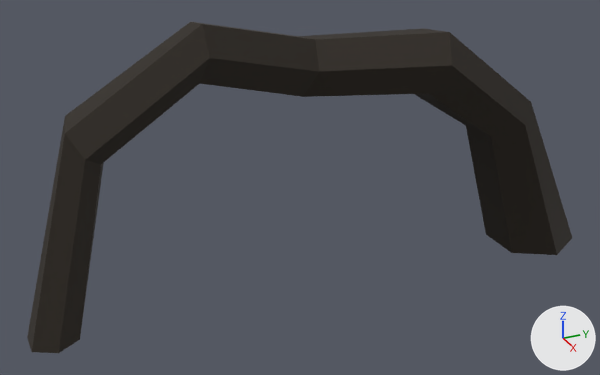
The glTF model assets/synty/synty-swamp-root-01.gltf: old version first, new version second.
Both versions are drawn from a camera (50 mm lens) standing at (0.954, -0.232, 0.521) and looking at (-0.185, 0.281, -0.049). Arrows for +X, +Y and +Z are at lower right; the lights stay in place. The older version comes first. Vertices at exactly the same position are counted once.

In view in the first picture: 'SM_Swamp_Root_01'.
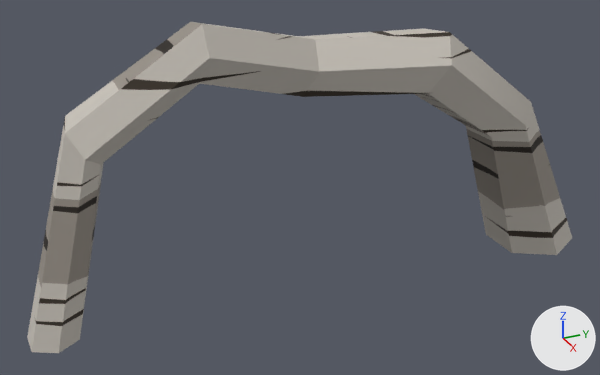
The change, as a list of edits to the scene's bpy script:
```text
Change mat_lambert2:
    remove # nodes: BsdfPrincipled, Mix, OutputMaterial, TexImage
    remove # colours: light grey #cccccc
    nodes: BsdfPrincipled, Math x2, OutputMaterial, TexImage
Change me_sm_swamp_root_01:
    where me_sm_swamp_root_01.from_pydata(...)  # 42 vertices, 72 faces; spans x -0.281..-0.093, y -0.174..0.838, z -0.242..0.242
    used by ob_sm_swamp_root_01; location = (0.0, 0.0, 0.0)
    me_sm_swamp_root_01 part 1: texture (UV) coordinates of 72 of 72 faces, centred in x -0.259..-0.107, y -0.142..0.79, z -0.158..0.222, changed; they spanned u 0.69..0.69, v 0.36..0.36 and now span u -1.17..0.24, v 0.66..1.72
```

Boxes [x1, y1, x2, y2] around the edits, measured in the pictures (600 x 375 px):
'SM_Swamp_Root_01', recoloured, surface changed (black to grey): [27, 22, 572, 353] in both
